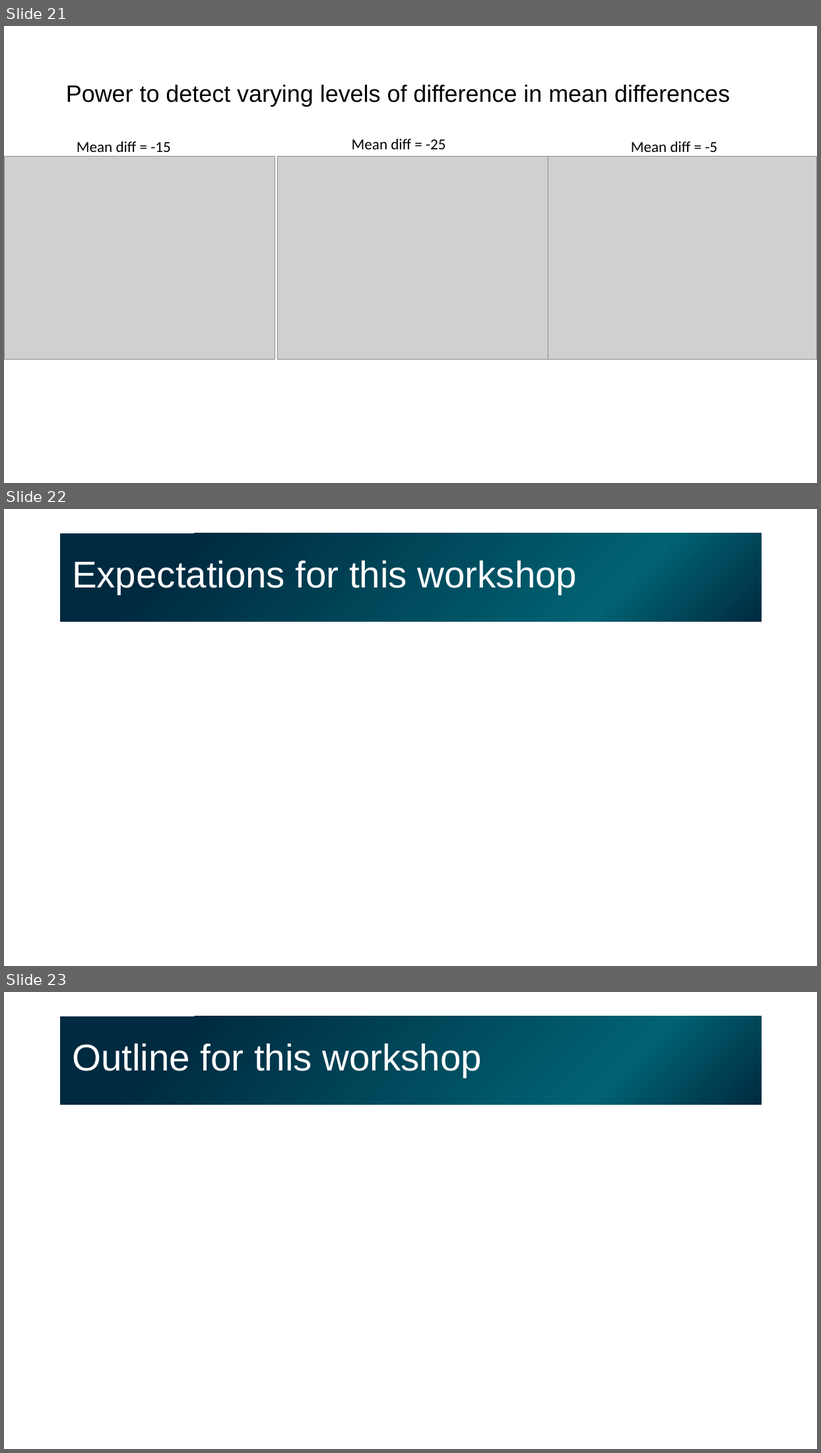
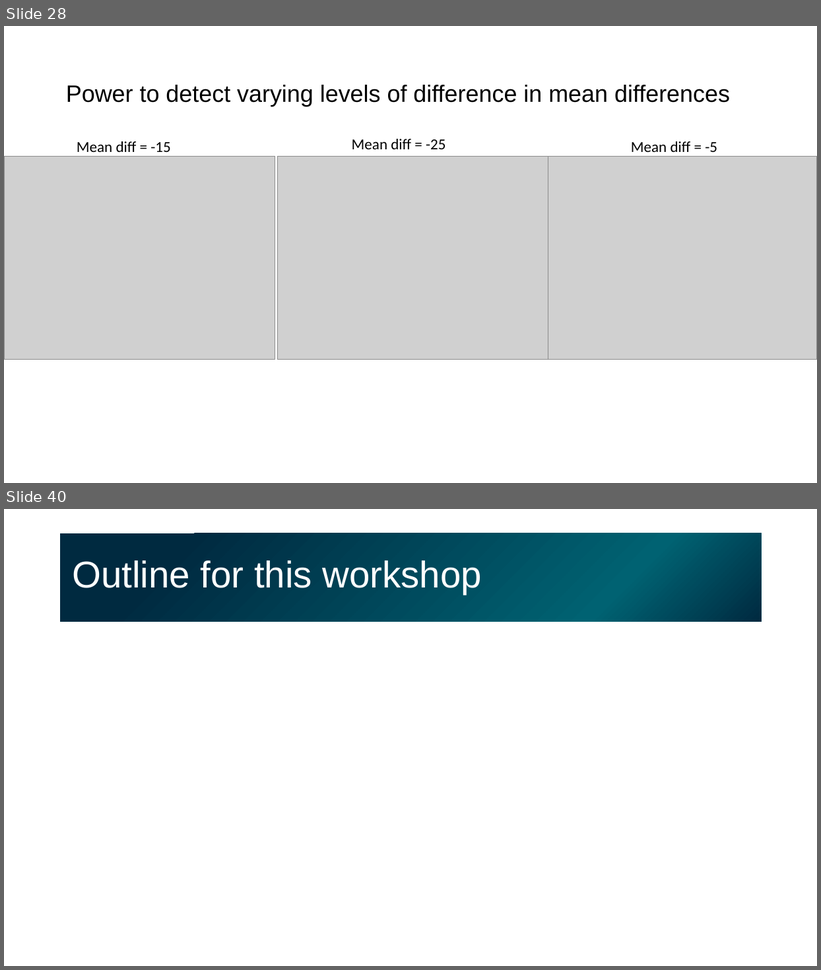
Before and after one commit to gladstone-institutes/Bioinformatics-Workshops, a slide deck: hypothesis-testing/HypothesisTesting.pptx. Shown one above the other, each under a label of ours: slides 21, 22 and 23 before the commit, slides 28 and 40 after it; the slides between them are not shown. The pictures are 821x1453 and 821x970 pixels, drawn with LibreOffice and Linux fonts; fonts in the diff are those of the drawing; grey boxes stand for pictures. Boxes give left, top, right and bottom in pixels: in the first picture for what was removed or moved away, otherwise in the second. Text is boxed around its words. In the diff, an @@ line names an element or a change of style, - is before the commit and + after.

```diff
--- a/hypothesis-testing/HypothesisTesting.pptx
+++ b/hypothesis-testing/HypothesisTesting.pptx
@@ slide 22 removed at (4, 509, 817, 966), background #FFFFFF @@
@@ title removed at (60, 533, 762, 622) @@
-Expectations for this workshop
@@ what was slide 21 is now slide 28 @@
@@ what was slide 23 is now slide 40 @@
```
Also in this commit, not shown: 4 slides changed, 18 slides added.
